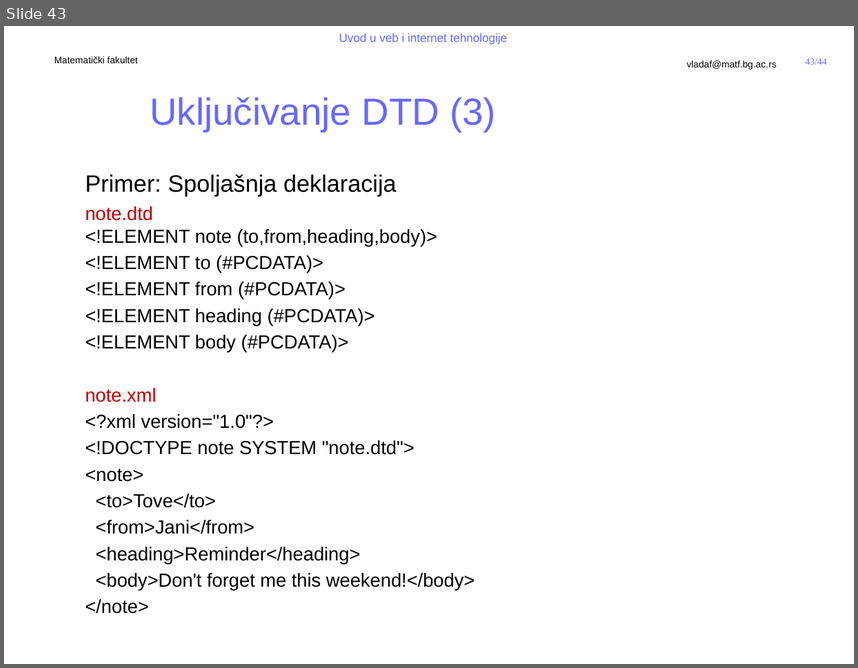
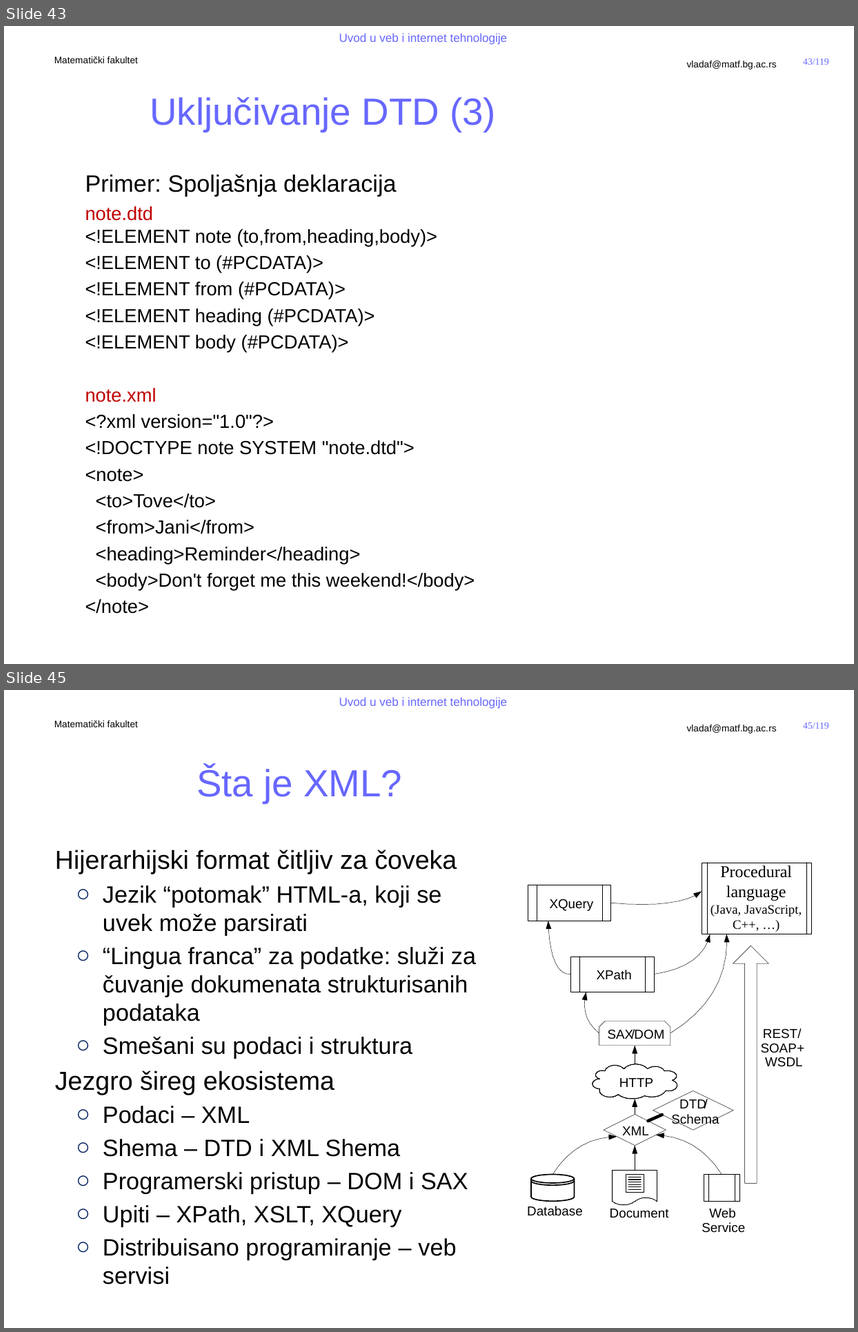
Before and after one commit to MatfUVIT/info, a slide deck: predavanja/prezentacije/UVIT02-01-Jezici za obelezavanje.pptx. Shown one above the other, each under a label of ours: slide 43 before the commit, slides 43 and 45 after it; the slides between them are not shown. The pictures are 858x668 and 858x1332 pixels, drawn with LibreOffice and Linux fonts; fonts in the diff are those of the drawing; background and template pictures are left out. Boxes give left, top, right and bottom in pixels: in the first picture for what was removed or moved away, otherwise in the second. Text is boxed around its words. In the diff, an @@ line names an element or a change of style, - is before the commit and + after.

```diff
--- a/predavanja/prezentacije/UVIT02-01-Jezici za obelezavanje.pptx
+++ b/predavanja/prezentacije/UVIT02-01-Jezici za obelezavanje.pptx
@@ slide 45 added at [4,690,854,1328], background #FFFFFF; not listed: 5 template elements that a slide beside it also shows @@
@@ title added at [197,767,402,803], 32 pt, text #6767FF @@
+Šta je XML?
@@ text added at [55,849,476,1259], 20 pt, text #000000 @@
+Hijerarhijski format čitljiv za čoveka
+  ○ Jezik “potomak” HTML-a, koji se uvek može parsirati
+  ○ “Lingua franca” za podatke: služi za čuvanje dokumenata strukturisanih podataka
+  ○ Smešani su podaci i struktura
+Jezgro šireg ekosistema
+  ○ Podaci – XML
+  ○ Shema – DTD i XML Shema
+  ○ Programerski pristup – DOM i SAX
+  ○ Upiti – XPath, XSLT, XQuery
+  ○ Distribuisano programiranje – veb servisi
@@ group added at [527,862,811,1232]: 40 freeform shapes, 20 texts, 10 rectangles, 1 line @@
+HTTP
+XML
+SAX
+/
+DOM
+XQuery
+XPath
+Database
+Document
+Web
+Service
+REST
+/
+SOAP
++
+WSDL
+DTD
+/
+Schema
+Procedural language
+(Java, JavaScript,
+C++, …)
@@ page number at [803,58,829,65]: text changed @@
-43/44
+43/119
```
Also in this commit, not shown: 2 slides changed, 74 other slides added, 2 other files.
